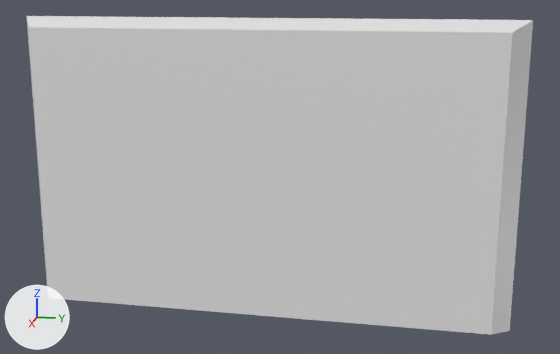
The Blender file Shield.blend, before and after one commit.
Rendered twice from a 50 mm camera at (2.498, 0.361, 0.407) aimed at (0.89, 0.04, 0.005). Every picture has the same lights, and +X, +Y and +Z are marked at lower left.

Before the edit, the objects in view are built like this:
```python
me_circle = bpy.data.meshes.new('Circle')
me_circle.from_pydata(...)  # 8 vertices, 6 faces; spans x 0.866..0.94, y -0.544..0.544, z -0.321..0.343
# before: 0 (0.866, -0.544, -0.321) at pixel (47, 293), 1 (0.866, 0.544, -0.321) at pixel (509, 330), 2 (0.866, -0.544, 0.343) at pixel (26, 16), 3 (0.866, 0.544, 0.343) at pixel (533, 20), 4 (0.94, -0.5, -0.3) at pixel (49, 298)
# before: 5 (0.94, 0.5, -0.3) at pixel (491, 334), 6 (0.94, -0.5, 0.322) at pixel (28, 27), 7 (0.94, 0.5, 0.322) at pixel (512, 32)
ob_circle = bpy.data.objects.new('Circle', me_circle)
ob_circle.location = (0.0, 0.0, 0.0)
```
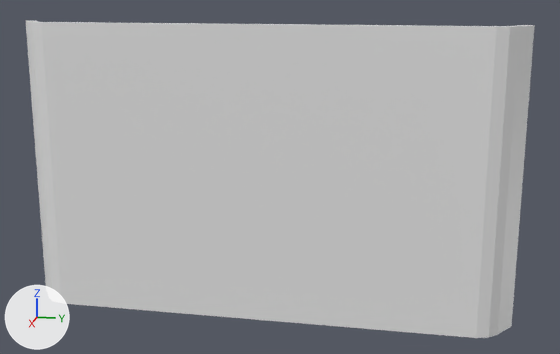
Location of each change, [x1, y1, x2, y2] in pixels of the pictures (560 x 354 px):
'Circle', reshaped, modifiers changed: before [27, 16, 533, 335]; after [26, 21, 535, 338]

Patch to the scene script:
```diff
--- a/Shield.blend.py
+++ b/Shield.blend.py
@@ me_circle @@
 me_circle.from_pydata(...)  # 8 vertices, 6 faces; spans x 0.866..0.94, y -0.544..0.544, z -0.321..0.343
 # used by ob_circle; location = (0.0, 0.0, 0.0)
 # verts and faces of me_circle; kept vertices keep their numbers, new ones are numbered from 8
+# me_circle part 1
+delete_vertices([*range(0, 8)])  # with the faces that use them
+verts[8] = (0.866, 0.548, -0.31)
+verts[9] = (0.94, 0.0, -0.31)
+verts[10] = (0.94, 0.427, -0.31)
+verts[11] = (0.914, 0.515, -0.31)
+verts[12] = (0.94, 0.47, -0.31)
+verts[13] = (0.932, 0.496, -0.31)
+for new, old in zip([*range(14, 20)], [*range(8, 14)]): verts[new] = verts[old] + (0.0, 0.0, 0.643)
+faces += [(8, 14, 17, 11), (9, 10, 16, 15), (11, 17, 19, 13), (12, 13, 19, 18), (10, 12, 18, 16)]
@@ ob_circle @@
 ob_circle.location = (0.0, 0.0, 0.0)
+_m = ob_circle.modifiers.new('Mirror', 'MIRROR')
+_m.use_axis = (False, True, False)
+_m = ob_circle.modifiers.new('Solidify', 'SOLIDIFY')
+_m.thickness = 0.022
+_m.use_even_offset = True
+_m.nonmanifold_thickness_mode = 'FIXED'
+_m.nonmanifold_merge_threshold = 0.0003
```
